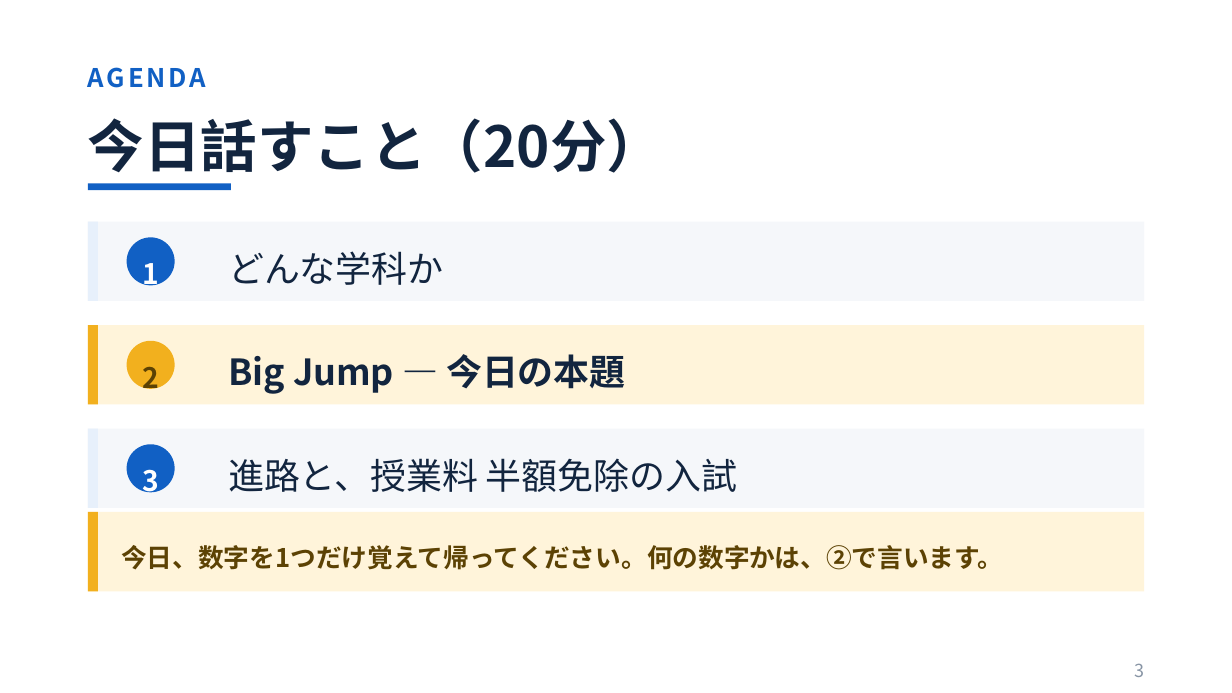
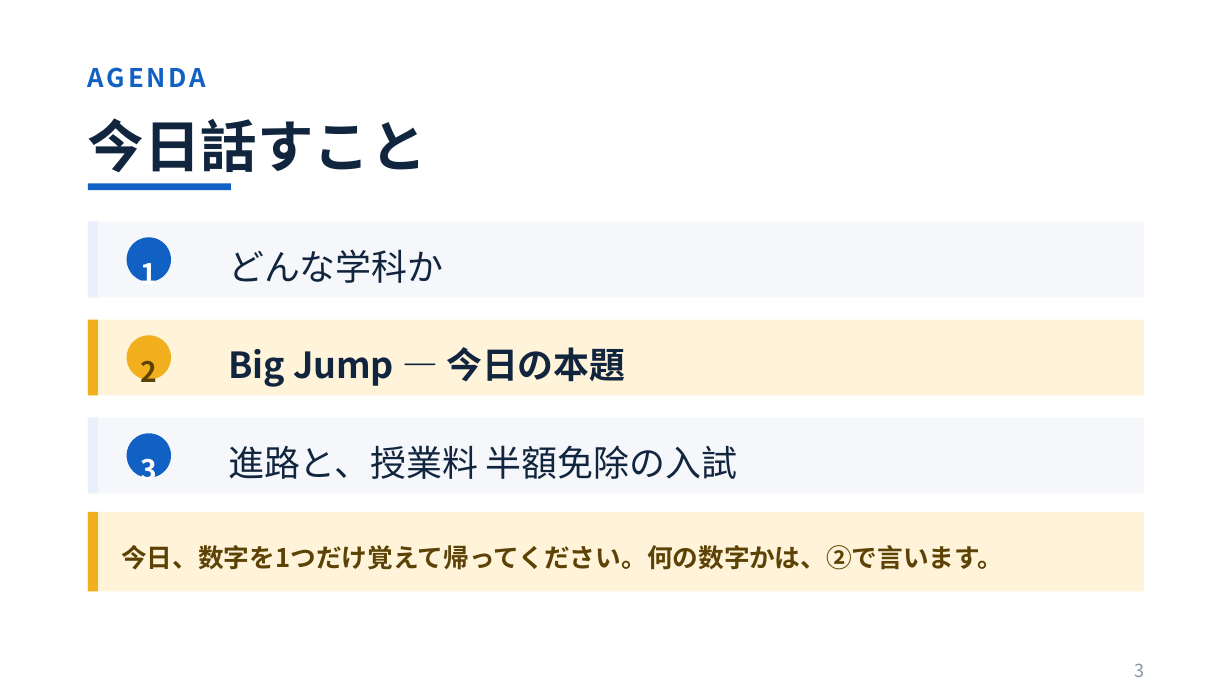
Before and after one commit to myojo1gou/glowing-parakeet, a slide deck: slide 3 of oc2026_slides/01_学科紹介_8月23日OC_鈴木版_改.pptx. Drawn at 1232x693 pixels with LibreOffice and Linux fonts; fonts in the diff are those of the drawing. Boxes give left, top, right and bottom in pixels: in the first picture for what was removed or moved away, otherwise in the second. Text is boxed around its words. In the diff, an @@ line names an element or a change of style, - is before the commit and + after.

```diff
--- a/oc2026_slides/01_学科紹介_8月23日OC_鈴木版_改.pptx
+++ b/oc2026_slides/01_学科紹介_8月23日OC_鈴木版_改.pptx
@@ text at (88, 118, 427, 172): text changed @@
-今日話すこと（20分）
+今日話すこと
@@ ellipse: place and size @@
-ellipse at (127, 238, 175, 286)
+ellipse at (127, 238, 171, 282)
@@ rectangle: place and size @@
-rectangle at (88, 325, 1144, 405)
+rectangle at (88, 320, 1144, 396)
@@ rectangle: place and size @@
-rectangle at (88, 325, 98, 405)
+rectangle at (88, 320, 98, 396)
@@ text "2": place and size @@
-text "2" at (142, 367, 159, 395)
+text "2" at (140, 361, 157, 389)
@@ ellipse: place and size @@
-ellipse at (127, 341, 175, 389)
+ellipse at (127, 335, 171, 380)
@@ text "Big Jump ― 今日の本題": place and size @@
-text "Big Jump ― 今日の本題" at (228, 354, 625, 394)
+text "Big Jump ― 今日の本題" at (228, 347, 625, 387)
@@ rectangle: place and size @@
-rectangle at (88, 429, 1144, 508)
+rectangle at (88, 418, 1144, 494)
@@ rectangle: place and size @@
-rectangle at (88, 429, 98, 508)
+rectangle at (88, 418, 98, 494)
@@ text "3" rewrapped from (142, 470, 159, 499) to (140, 451, 157, 487) @@
@@ ellipse: place and size @@
-ellipse at (127, 445, 175, 493)
+ellipse at (127, 433, 171, 478)
@@ text "進路と、授業料 半額免除の入試": place and size @@
-text "進路と、授業料 半額免除の入試" at (228, 458, 737, 492)
+text "進路と、授業料 半額免除の入試" at (228, 445, 737, 479)
```
Also in this commit, not shown: 17 other slides changed, 8 other files.
